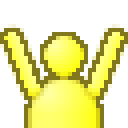
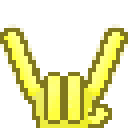
Layered file, before and after one edit (128 × 128). Changes by layer:
added layer "Headbanger-Kanten" above "HB-MittelfingerFlaeche" over [24, 32, 112, 128]
added layer "HB-MittelfingerFlaeche" above "HB-HandFläche" over [48, 76, 108, 128]
added layer "HB-HandFläche" above "Yeah-Kanten" over [36, 84, 92, 128]
hid "Yeah-Kanten" over [24, 32, 112, 128]
hid "Yeah-Kopf" over [40, 32, 88, 80]
hid "Yeah-Körper" over [24, 72, 104, 128]
